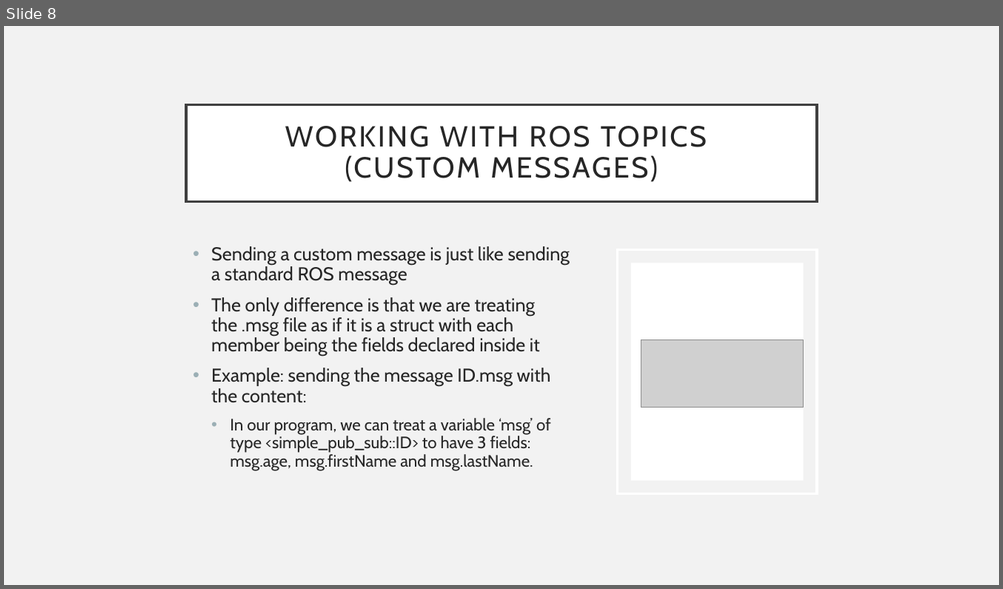
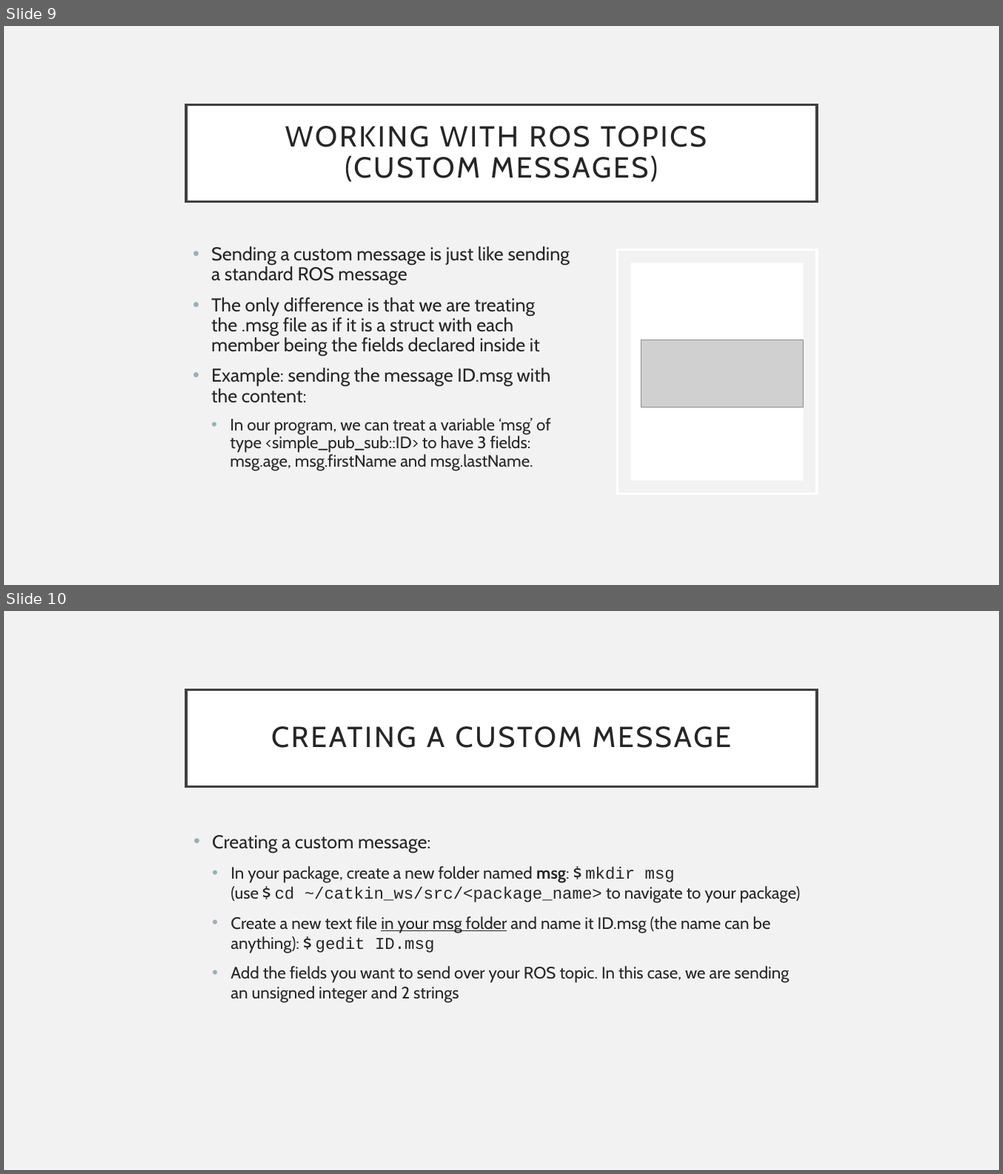
Before and after one commit to fpt-corp/DiRa, a slide deck: DiRa_Digital_Race_Software/Reference/ROS/Working with ROS topic.pptx. Shown one above the other, each under a label of ours: slide 8 before the commit, slides 9 and 10 after it. The pictures are 1003x589 and 1003x1174 pixels, drawn with LibreOffice and Linux fonts; fonts in the diff are those of the drawing; grey boxes stand for pictures. Boxes give left, top, right and bottom in pixels: in the first picture for what was removed or moved away, otherwise in the second. Text is boxed around its words. In the diff, an @@ line names an element or a change of style, - is before the commit and + after.

Commit message:
Update ROS topic; Add ROS service base slide

```diff
--- a/DiRa_Digital_Race_Software/Reference/ROS/Working with ROS topic.pptx
+++ b/DiRa_Digital_Race_Software/Reference/ROS/Working with ROS topic.pptx
@@ slide 10 added at bbox=[4, 611, 999, 1170], background #F2F2F2 @@
@@ title added at bbox=[186, 689, 817, 786], fill #FFFFFF, outline #404040 2.5 pt, 28 pt, text #262626 @@
+CREATING A CUSTOM MESSAGE
@@ text added at bbox=[212, 835, 800, 1003], 16 pt, text #262626 @@
+• Creating a custom message:
+  • In your package, create a new folder named msg: $ mkdir msg
+    (use $ cd ~/catkin_ws/src/<package_name> to navigate to your package)
+  • Create a new text file in your msg folder and name it ID.msg (the name can be anything): $ gedit ID.msg
+  • Add the fields you want to send over your ROS topic. In this case, we are sending an unsigned integer and 2 strings
@@ what was slide 8 is now slide 9 @@
```
Also in this commit, not shown: 10 slides changed, 1 other slide added, 1 other file.
